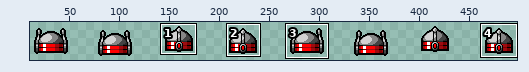
Sprite sheet: resources/gfx/characters/costumes/TechY.png. Above: a wide view before the commit, with the close-up outlined.
Close-up. Before:
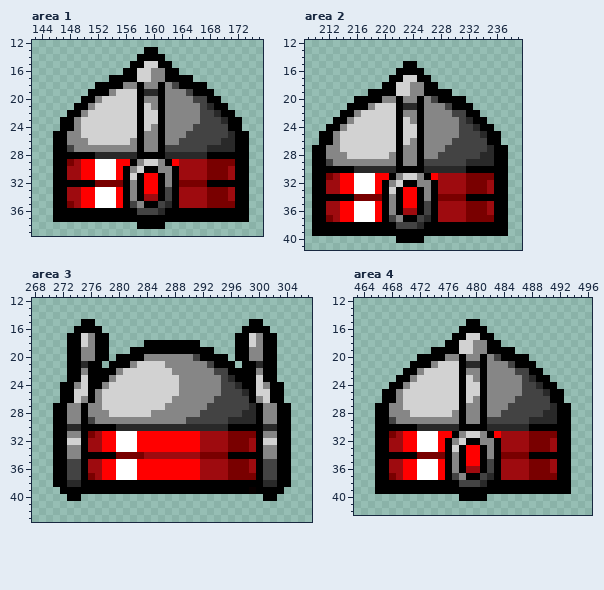
The file is 512x64 pixels. Shown: area 1: x 143..175, y 12..39; area 2: x 209..239, y 12..41; area 3: x 268..307, y 12..43; area 4: x 463..496, y 12..42. The wide view leaves out empty margins. The commit also changed other parts of the picture, which this record leaves out.
The result:
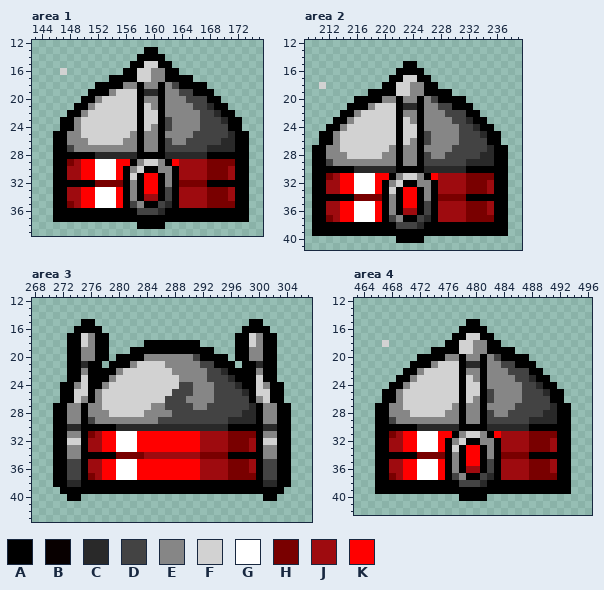
Palette (. is transparent): A #000000  B #080000  C #292929  D #434343  E #868686  F #d2d2d2  G #ffffff  H #790000  J #9e0b0f  K #ff0000
What changed:
--- area 1
@@ x 143..175 @@
 15 ..............AAFFAA.............
-16 .............AAFFEEAA............
+16 ....F........AAFFEEAA............
 17 ...........AAAAFFEEAAAA..........
 18 .........AAAAEEAEEAEDAAAA........
-19 ........AAAEFFFACCAEEEDAAA.......
-20 .......AAEFFFFFAEEAEEEEDDAA......
-21 ......AAEFFFFFFAFEAEEEEEDCAA.....
+19 ........AAAEFFFACCAEEDDAAA.......
+20 .......AAEFFFFFAEEAEEEDDDAA......
+21 ......AAEFFFFFFAFEAEEEEDDCAA.....
 22 .....AAEFFFFFFFAFFAEEEEEDDCAA....
-23 ....AAEFFFFFFFFAFFAEEEEEDDDCAA...
-24 ....AAEFFFFFFFFAFEAEEEEDDDDDAA...
-25 ...AAEEFFFFFFFFAEEAEEEDDDDDDCAA..
-26 ...AAEEEFFFFFFEAEEAEEDDDDDDCCAA..
+23 ....AAEFFFFFFFFAFFADEEEEDDDCAA...
+24 ....AAEFFFFFFFFAFEADEEEEDDDDAA...
+25 ...AAEEFFFFFFFEAEEAEEEEDDDDDCAA..
+26 ...AAEEEFFFFFEEAEEADEEDDDDDCCAA..
 27 ...AADEEEEEEEEEAEEADDDDDDCCCCAA..
--- area 2
@@ x 209..239 @@
 17 ............AAFFAA.............
-18 ...........AAFFEEAA............
+18 ..F........AAFFEEAA............
 19 .........AAAAFFEEAAAA..........
 20 .......AAAAEEAEEAEDAAAA........
-21 ......AAAEFFFACCAEEEDAAA.......
-22 .....AAEFFFFFAEEAEEEEDDAA......
-23 ....AAEFFFFFFAFEAEEEEEDCAA.....
+21 ......AAAEFFFACCAEEDDAAA.......
+22 .....AAEFFFFFAEEAEEEDDDAA......
+23 ....AAEFFFFFFAFEAEEEEDDCAA.....
 24 ...AAEFFFFFFFAFFAEEEEEDDCAA....
-25 ..AAEFFFFFFFFAFFAEEEEEDDDCAA...
-26 ..AAEFFFFFFFFAFEAEEEEDDDDDAA...
-27 .AAEEFFFFFFFFAEEAEEEDDDDDDCAA..
-28 .AAEEEFFFFFFEAEEAEEDDDDDDCCAA..
+25 ..AAEFFFFFFFFAFFADEEEEDDDCAA...
+26 ..AAEFFFFFFFFAFEADEEEEDDDDAA...
+27 .AAEEFFFFFFFEAEEAEEEEDDDDDCAA..
+28 .AAEEEFFFFFEEAEEADEEDDDDDCCAA..
 29 .AADEEEEEEEEEAEEADDDDDDCCCCAA..
--- area 3
@@ x 282..297 @@
 20 AAEEEEEEEDAAAA.A
-21 EFFFFEEEEEEDAAA.
-22 FFFFFFEEEEEEDDAA
-23 FFFFFFFEEEEEEDCA
-24 FFFFFFFEEEEEEDDC
-25 FFFFFFFEEEEEEDDD
-26 FFFFFFEEEEEEDDDD
-27 FFFFFEEEEEEDDDDD
-28 FFFEEEEEEEDDDDDD
-29 EEEEEEEEDDDDDDCC
+21 EFFFFEEEEEDDAAA.
+22 FFFFFFEEEEEDDCAA
+23 FFFFFFFEEEEDDDCA
+24 FFFFFFFDDEEEDDDC
+25 FFFFFFDDDEEEDDDD
+26 FFFFFDDDEEEEDDDD
+27 FFFEEDDDDEEDDDDD
+28 FFEEEEDDDDDDDDDD
+29 EEEEDDDDDDDDDDCC
 30 CCCCCCCCCCCCCCAA
@@ x 297..301 @@
 38 AAAAC
-39 AABAA
+39 AAAAA
 40 ....A
--- area 4
@@ x 463..496 @@
 17 ..............AAFFAA..............
-18 .............AAFFEEAA.............
+18 ....F........AAFFEEAA.............
 19 ...........AAAAFFEEAAAA...........
 20 .........AAAAEEAEEAEDAAAA.........
-21 ........AAAEFFFACCAEEEDAAA........
-22 .......AAEFFFFFAEEAEEEEDDAA.......
-23 ......AAEFFFFFFAFEAEEEEEDCAA......
+21 ........AAAEFFFACCAEEDDAAA........
+22 .......AAEFFFFFAEEAEEEDDDAA.......
+23 ......AAEFFFFFFAFEAEEEEDDCAA......
 24 .....AAEFFFFFFFAFFAEEEEEDDCAA.....
-25 ....AAEFFFFFFFFAFFAEEEEEDDDCAA....
-26 ....AAEFFFFFFFFAFEAEEEEDDDDDAA....
-27 ...AAEEFFFFFFFFAEEAEEEDDDDDDCAA...
-28 ...AAEEEFFFFFFEAEEAEEDDDDDDCCAA...
+25 ....AAEFFFFFFFFAFFADEEEEDDDCAA....
+26 ....AAEFFFFFFFFAFEADEEEEDDDDAA....
+27 ...AAEEFFFFFFFEAEEAEEEEDDDDDCAA...
+28 ...AAEEEFFFFFEEAEEADEEDDDDDCCAA...
 29 ...AADEEEEEEEEEAEEADDDDDDCCCCAA...
